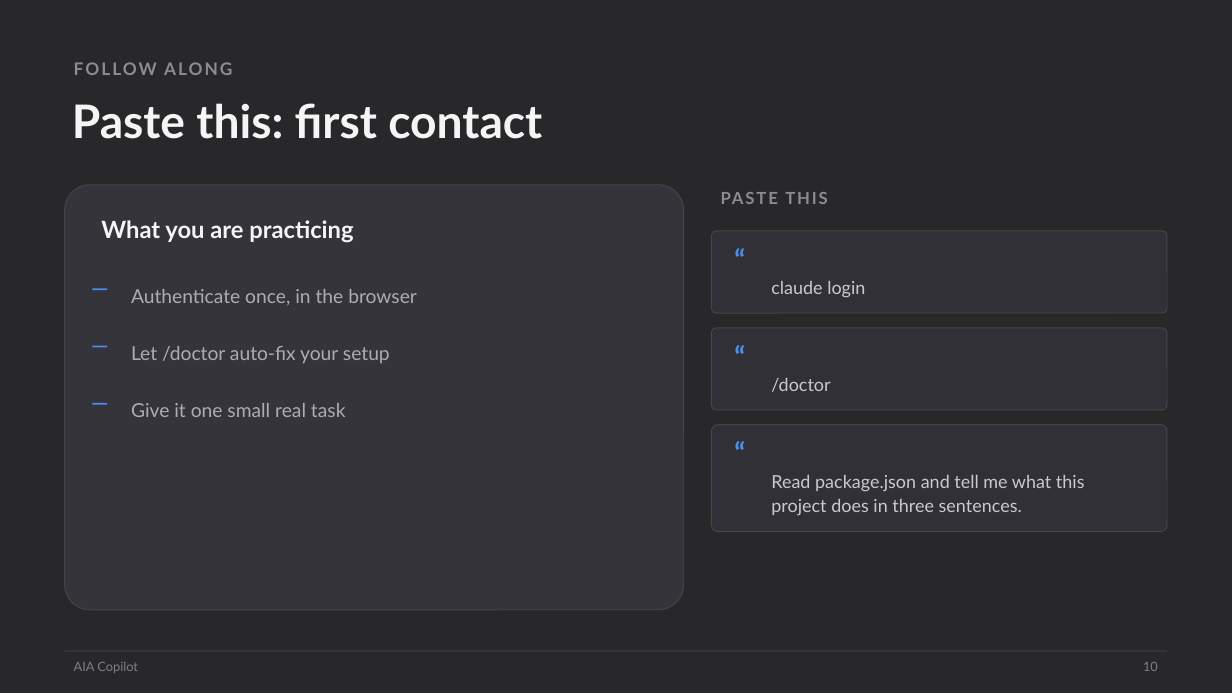
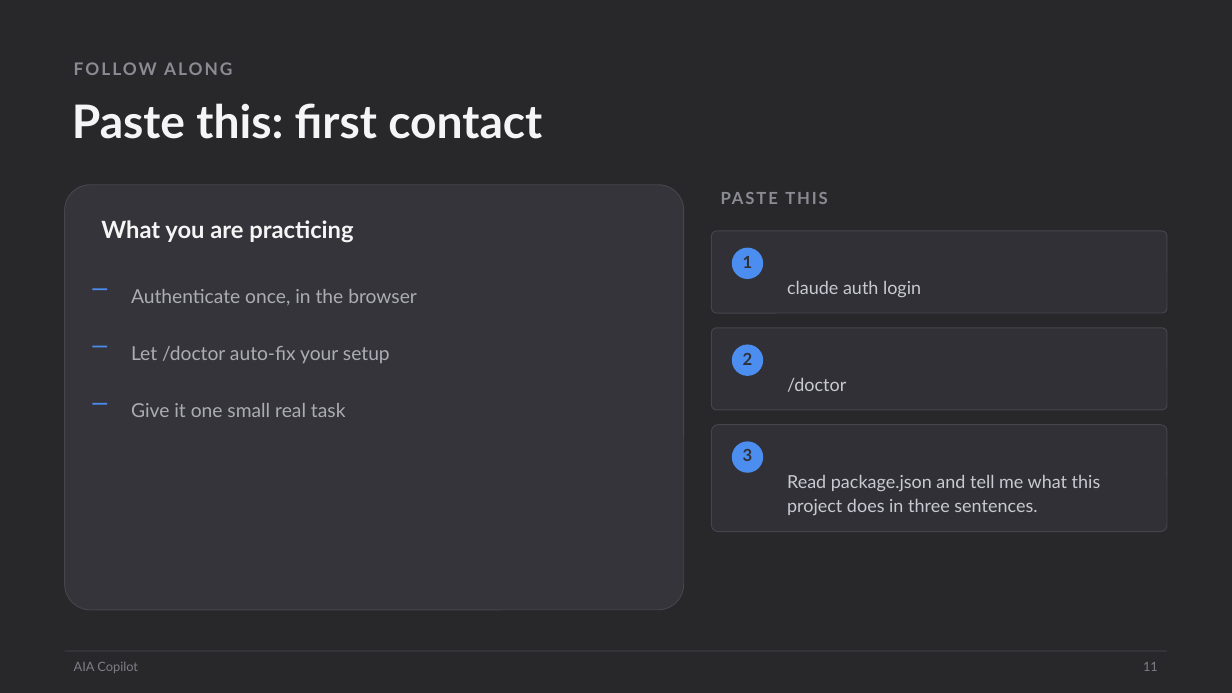
Before and after one commit to scottrhay/AIA-ClaudeCopilot, a slide deck: slide 11 of claude-code-3day/slides/Day1_Claude_Code_Fundamentals.pptx (slide 10 before the commit). Drawn at 1232x693 pixels with LibreOffice and Linux fonts; fonts in the diff are those of the drawing. Boxes give left, top, right and bottom in pixels: in the first picture for what was removed or moved away, otherwise in the second. Text is boxed around its words. In the diff, an @@ line names an element or a change of style, - is before the commit and + after.

```diff
--- a/claude-code-3day/slides/Day1_Claude_Code_Fundamentals.pptx
+++ b/claude-code-3day/slides/Day1_Claude_Code_Fundamentals.pptx
@@ text in ellipse at <box>732,248,763,279</box>: text removed @@
-“
@@ ellipse: place and size @@
-ellipse at <box>726,238,753,265</box>
+ellipse at <box>732,248,763,279</box>
@@ ellipse at <box>732,248,763,279</box>: fill none to #4C8DF0 @@
@@ text added at <box>743,256,753,268</box>, 13 pt, text #303036, bold @@
+1
@@ text at <box>787,281,921,297</box>: text changed @@
-claude login
+claude auth login
@@ text removed at <box>726,335,753,362</box> @@
-“
@@ ellipse added at <box>732,345,763,376</box>, fill #4C8DF0 @@
@@ text added at <box>743,353,753,365</box>, 13 pt, text #303036, bold @@
+2
@@ text "/doctor": place and size @@
-text "/doctor" at <box>771,378,830,392</box>
+text "/doctor" at <box>787,378,846,392</box>
@@ text removed at <box>726,432,753,459</box> @@
-“
@@ ellipse added at <box>732,442,763,473</box>, fill #4C8DF0 @@
@@ text added at <box>743,449,753,461</box>, 13 pt, text #303036, bold @@
+3
@@ text "Read package.json and tell me ...": place and size @@
-text "Read package.json and tell me ..." at <box>771,475,1085,515</box>
+text "Read package.json and tell me ..." at <box>787,475,1101,515</box>
@@ text at <box>1143,662,1158,671</box>: text changed @@
-10
+11
```
Also in this commit, not shown: 63 other slides changed, 11 slides added, 3 slides removed, 15 other files.
